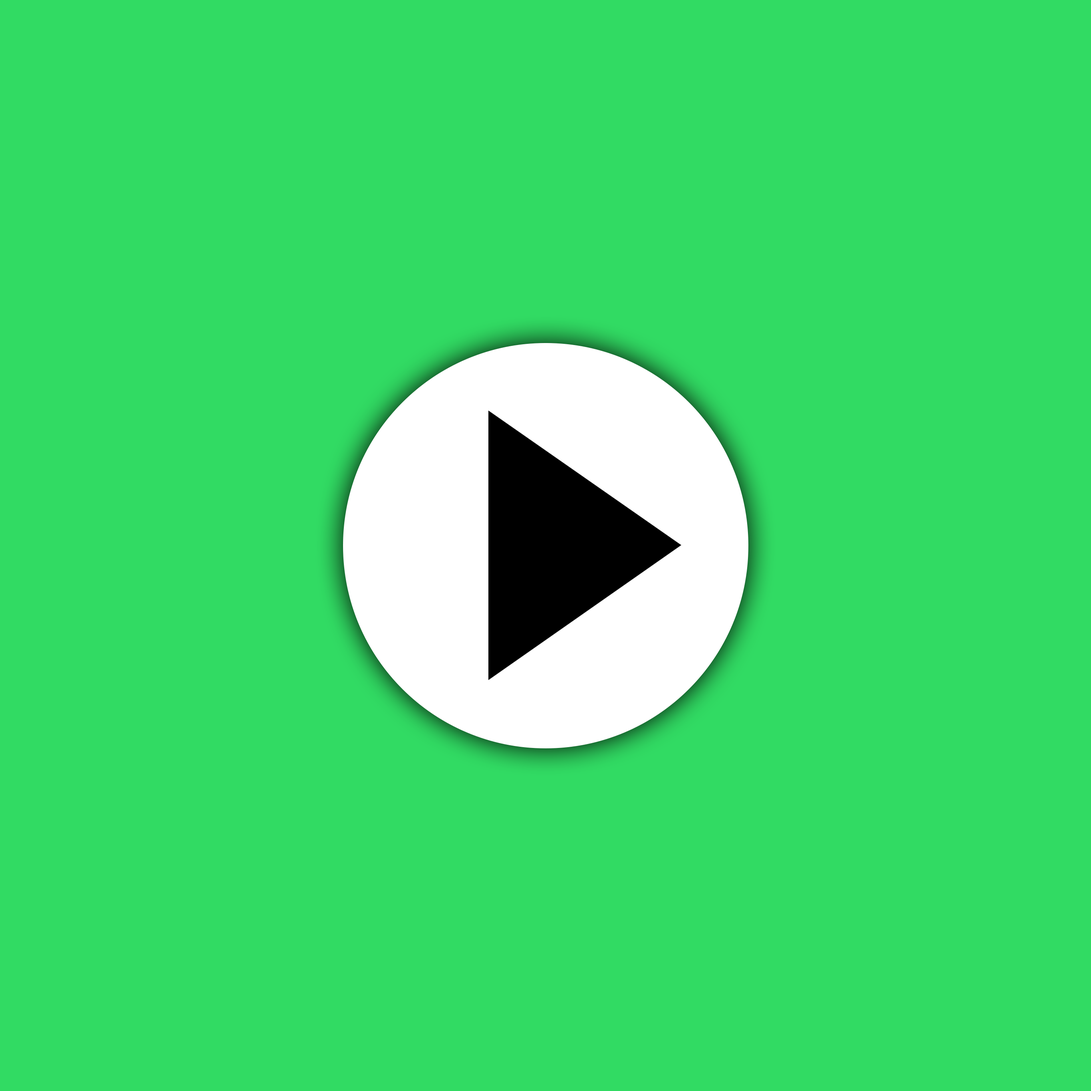
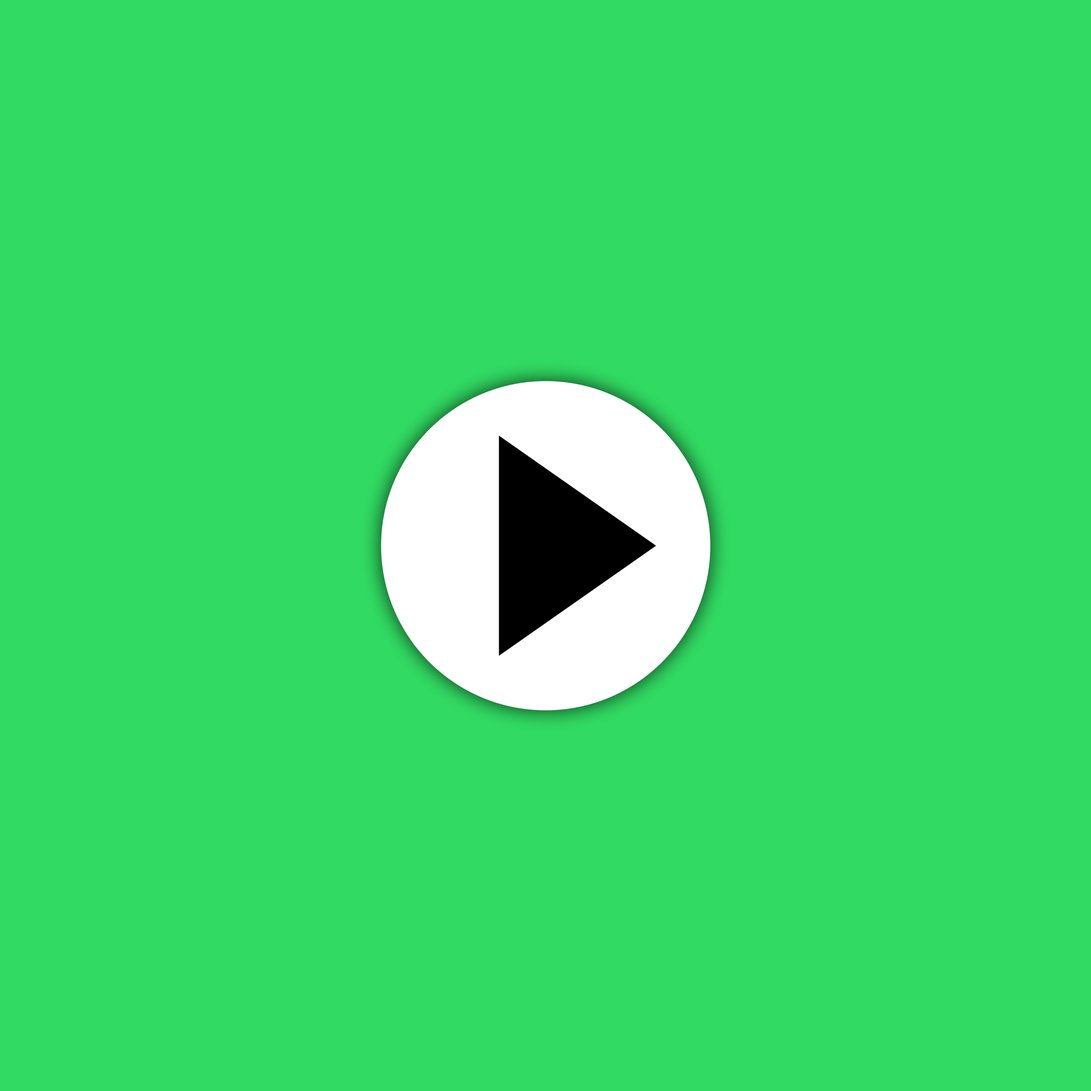
Comparing the layer stacks of the two 1091 × 1091 images. Changes:
hid "grid-lines", moved it above "Vector Smart Object" over bbox(317, 317, 775, 775)
showed "Vector Smart Object", painted on it over bbox(317, 317, 775, 775)
hid group "Group 1" (2 layers) over bbox(343, 343, 749, 749)
